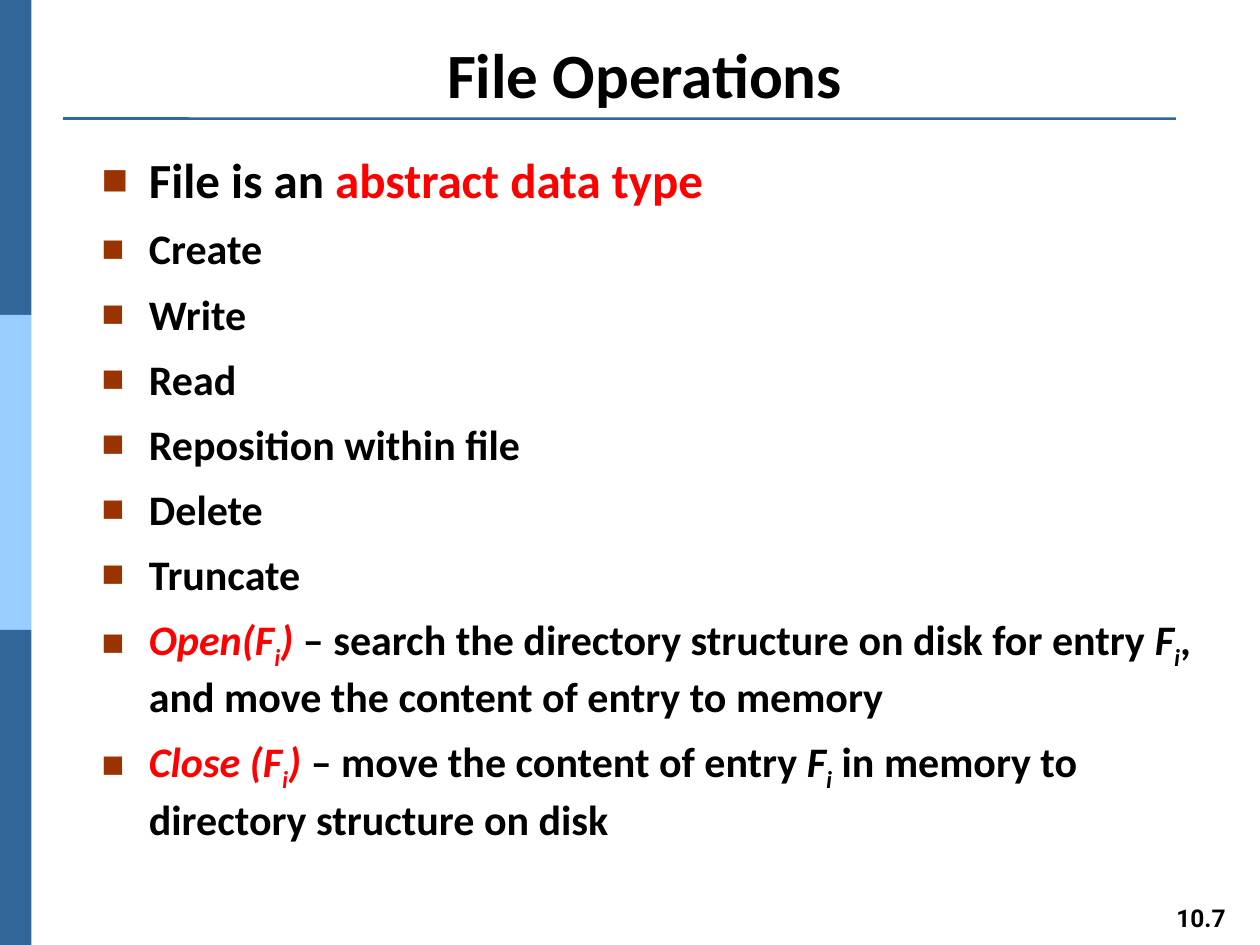
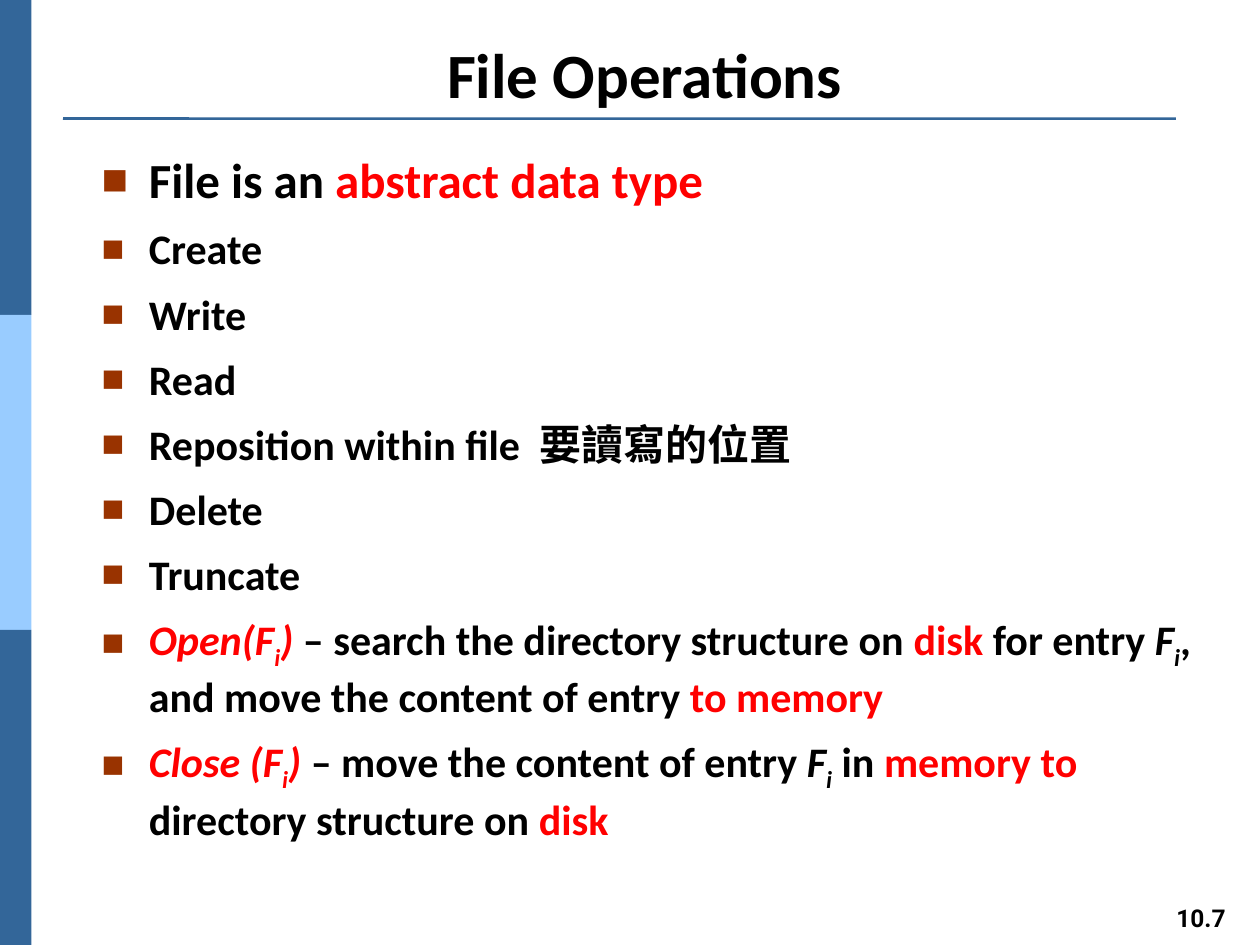
Before and after one commit to Yang09701194/OS_Learning, a slide deck: slide 7 of ch10.pptx. Drawn at 1260x945 pixels with LibreOffice and Linux fonts; fonts in the diff are those of the drawing. Boxes give left, top, right and bottom in pixels: in the first picture for what was removed or moved away, otherwise in the second. Text is boxed around its words. In the diff, an @@ line names an element or a change of style, - is before the commit and + after.

```diff
--- a/ch10.pptx
+++ b/ch10.pptx
@@ text at box(149, 423, 791, 467): text changed @@
-■ Reposition within file
+■ Reposition within file 要讀寫的位置
@@ text at box(149, 624, 1145, 842): text colour #000000 to #FF0000 in "disk to memory", "memory to disk" @@
```
Also in this commit, not shown: 10 other slides changed.
